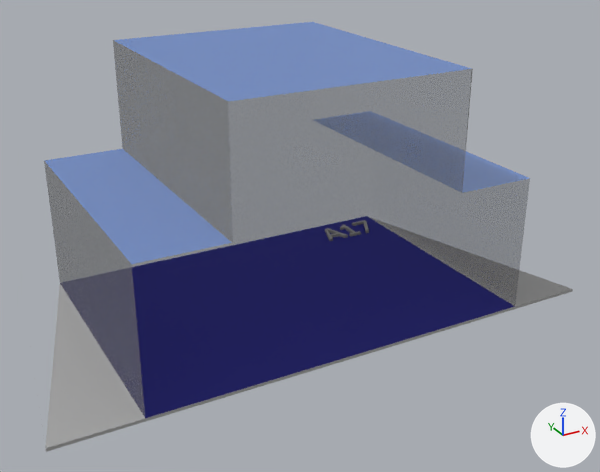
Before and after pictures for a commit that changed the glTF model models/a17_b767.gltf.
Camera for both pictures: a 50 mm camera at (-0.63, -4.43, 3.31) aimed at (2.3, 0.9, 0.64). Lighting does not change. The marker at lower right points along +X, +Y and +Z. Where no turn or scale is listed for an object, it has been applied to the vertices. Vertices at the same position are counted once.

In view in the first picture: 'root'.
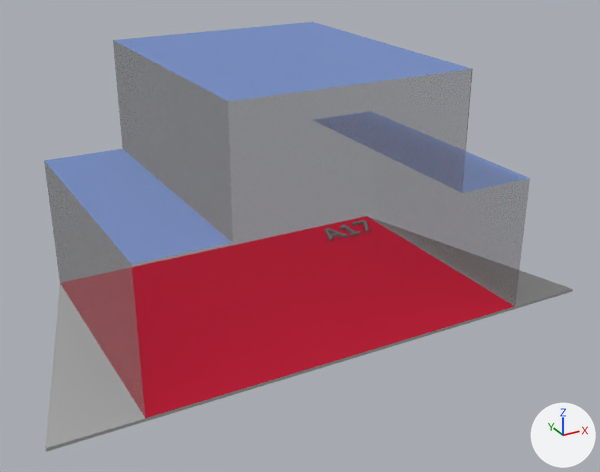
What changed in the scene script:
```text
Add mat_0019_crimson:
    mat_0019_crimson = principled_material('0019_Crimson')
    mat_0019_crimson.base_color = (0.723, 0.0037, 0.0415)  # red #dd0c39
    mat_0019_crimson.metallic = 0.1
    mat_0019_crimson.roughness = 0.9
Change me_mesh_1:
    where me_mesh_1.from_pydata(...)  # 27 vertices, 43 faces; spans x 0.01..4.48, y -0.01..2.25, z 0.0..2.06
    used by ob_root; location = (0.0, 0.0, 0.0)
    me_mesh_1 part 1: all 2 faces that had it switch from mat_0107_midnightblue (dark blue #121271) to mat_0019_crimson (red #dd0c39)
```

Where the change shows, as pixel boxes [x1, y1, x2, y2] in the pictures (600 x 472 px):
part 1 of me_mesh_1, recoloured (blue to red): [132, 216, 515, 418] in both
